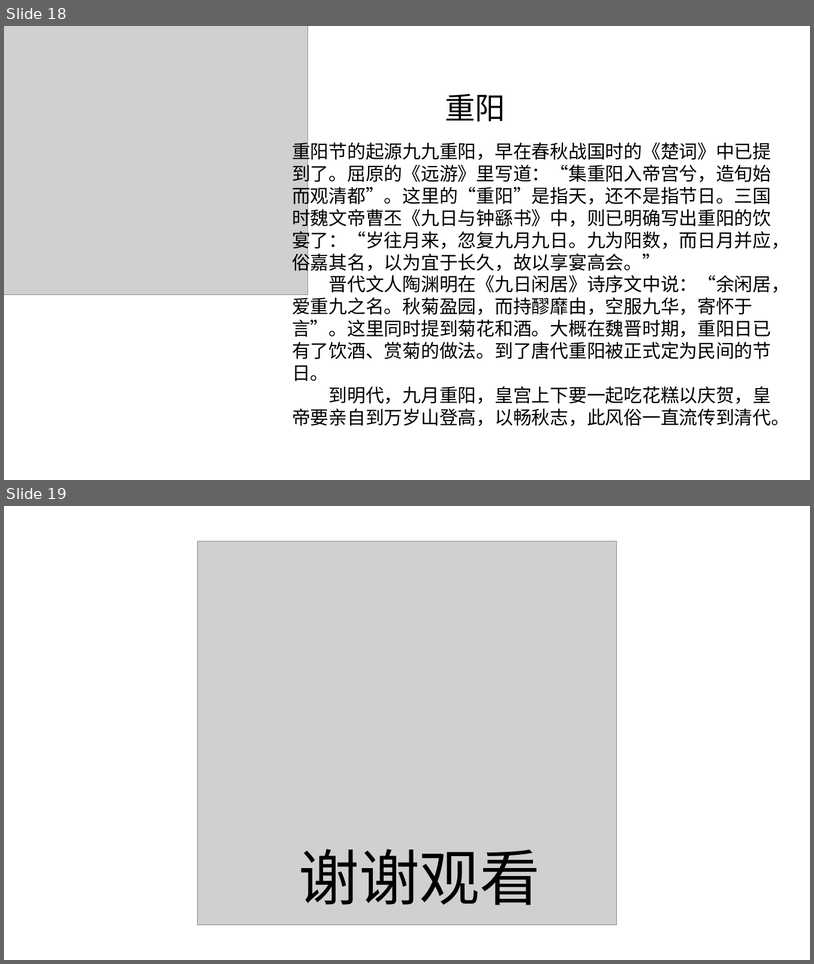
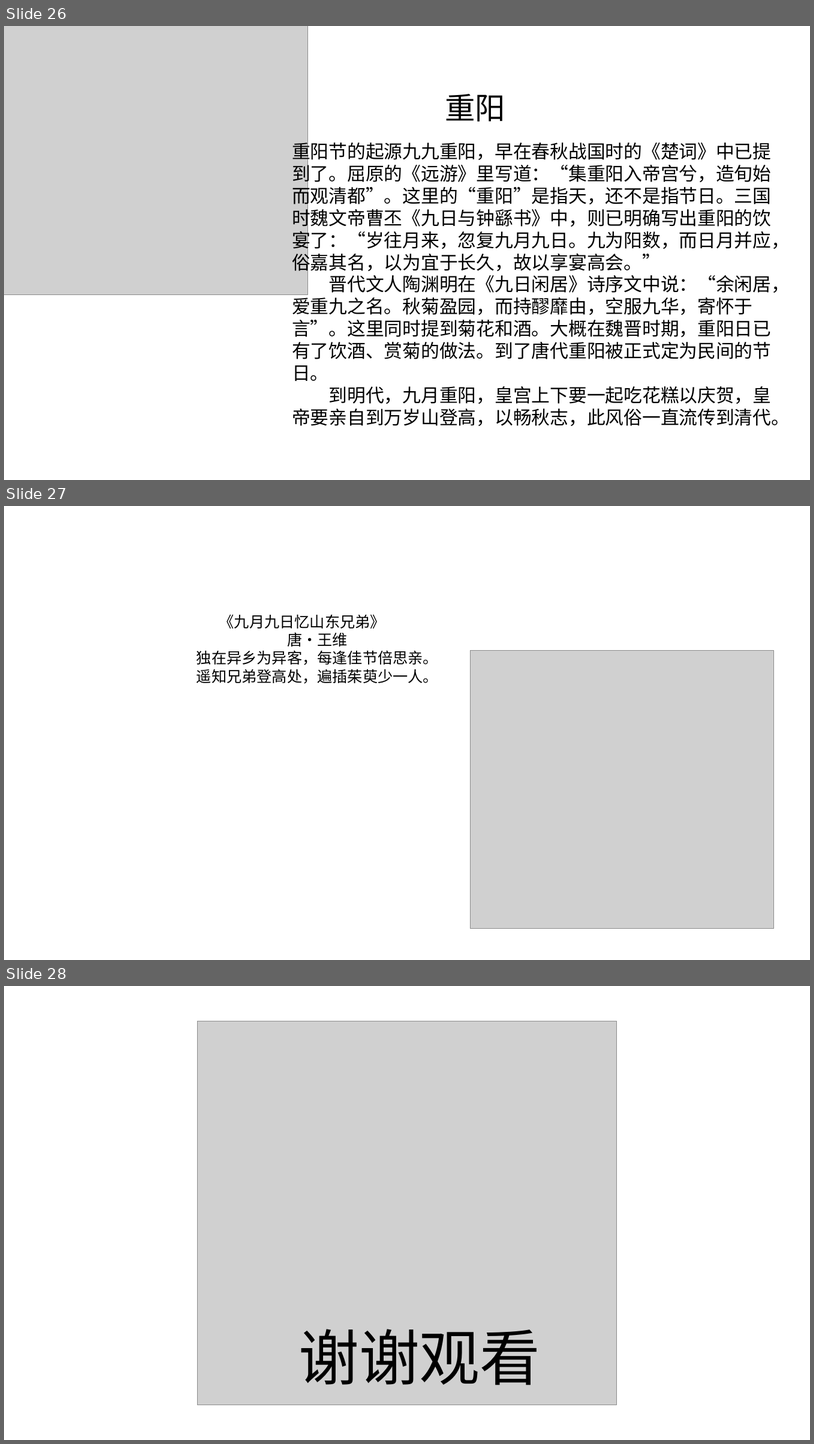
Before and after one commit to Eason2011/eason2011.github.io, a slide deck: docs/html/传统节日/中国传统节日.pptx. Shown one above the other, each under a label of ours: slides 18 and 19 before the commit, slides 26, 27 and 28 after it. The pictures are 814x964 and 814x1444 pixels, drawn with LibreOffice and Linux fonts; fonts in the diff are those of the drawing; grey boxes stand for pictures; background and template pictures are left out. Boxes give left, top, right and bottom in pixels: in the first picture for what was removed or moved away, otherwise in the second. Text is boxed around its words. In the diff, an @@ line names an element or a change of style, - is before the commit and + after.

```diff
--- a/docs/html/传统节日/中国传统节日.pptx
+++ b/docs/html/传统节日/中国传统节日.pptx
@@ slide 27 added at [4, 506, 810, 960], background #FFFFFF @@
@@ text added at [197, 614, 438, 684], 18 pt, text #000000 @@
+《九月九日忆山东兄弟》
+唐·王维
+独在异乡为异客，每逢佳节倍思亲。
+遥知兄弟登高处，遍插茱萸少一人。
@@ picture added at [470, 650, 774, 928] @@
@@ what was slide 18 is now slide 26 @@
@@ what was slide 19 is now slide 28 @@
```
Also in this commit, not shown: 1 slide changed, 8 other slides added.
